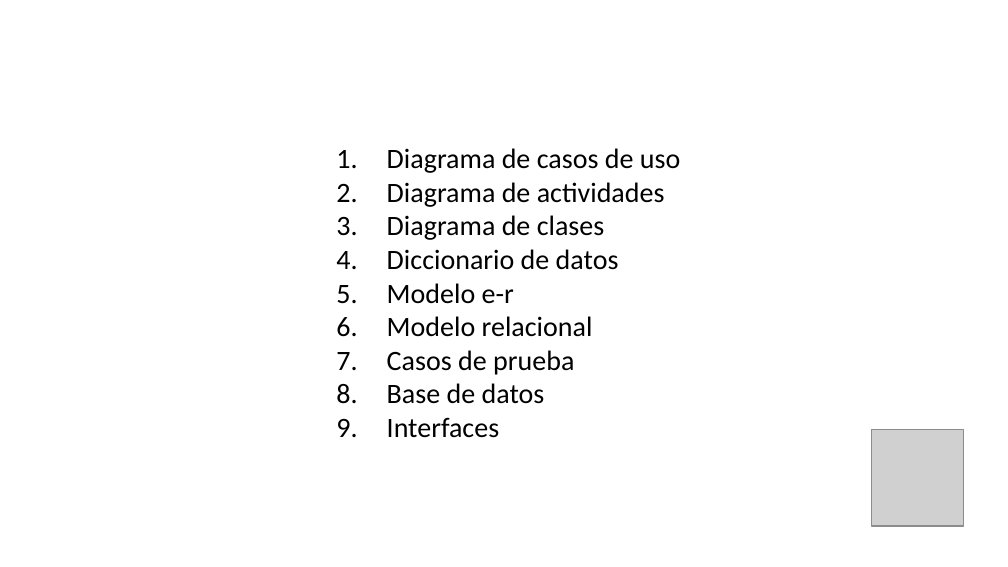
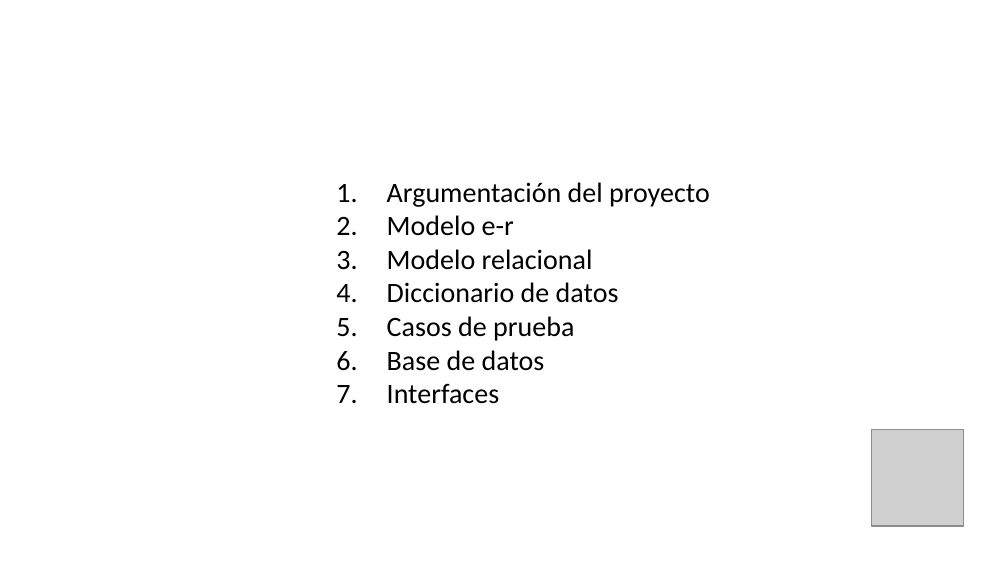
Before and after one commit to Santiago2611/Math-Match, a slide deck: slide 2 of Presentación/Math Match.pptx (slide 3 before the commit). Drawn at 1008x567 pixels with LibreOffice and Linux fonts; fonts in the diff are those of the drawing; grey boxes stand for pictures; background and template pictures are left out. Boxes give left, top, right and bottom in pixels: in the first picture for what was removed or moved away, otherwise in the second. Text is boxed around its words. In the diff, an @@ line names an element or a change of style, - is before the commit and + after.

```diff
--- a/Presentación/Math Match.pptx
+++ b/Presentación/Math Match.pptx
@@ text at [387, 182, 710, 207]: text changed @@
-1. Diagrama de casos de uso
-2. Diagrama de actividades
-3. Diagrama de clases
-4. Diccionario de datos
+1. Argumentación del proyecto
@@ text at [387, 282, 619, 303]: paragraph added @@
+4. Diccionario de datos
```
Also in this commit, not shown: 11 slides removed, 9 other files.
